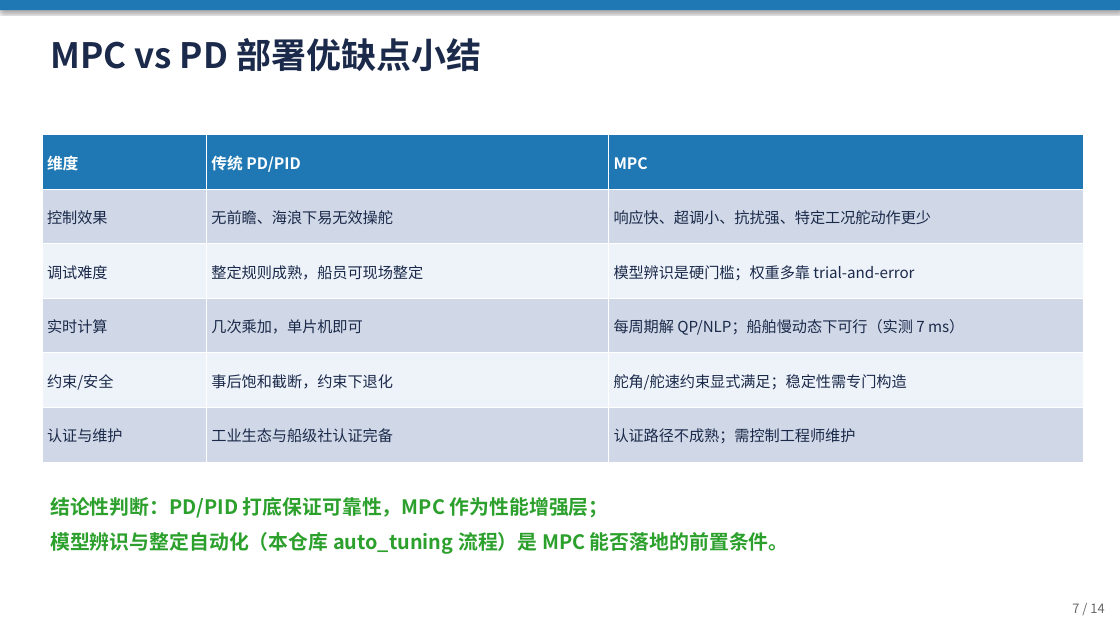
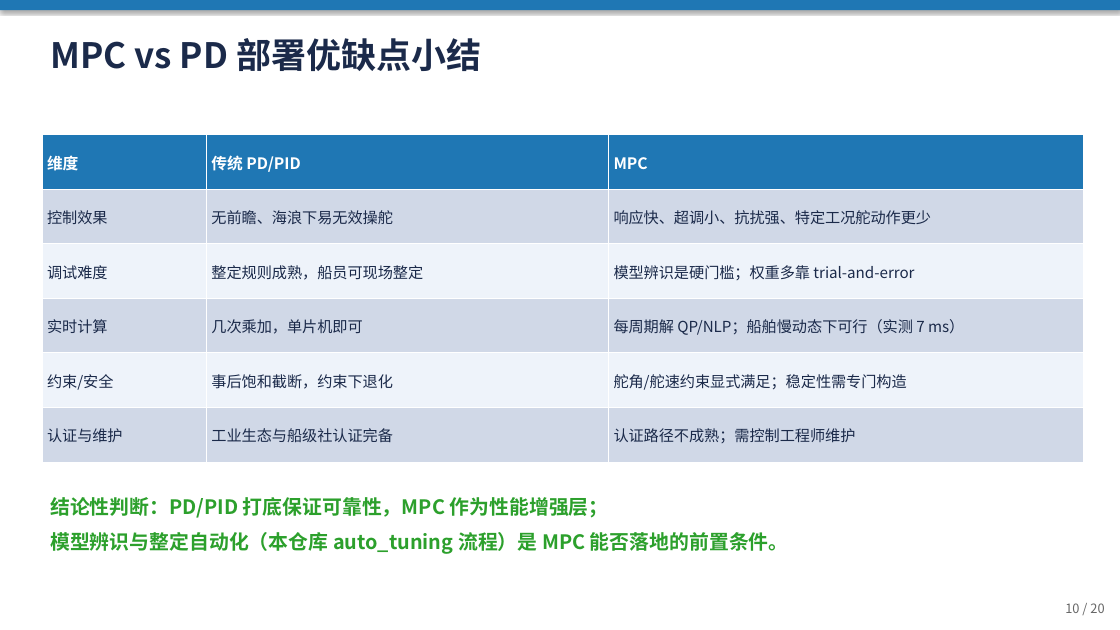
Before and after one commit to jimaka/auto_rudder, a slide deck: slide 10 of docs/ship_energy_research/船舶控制与节能算法调研汇报.pptx (slide 7 before the commit). Drawn at 1120x630 pixels with LibreOffice and Linux fonts; fonts in the diff are those of the drawing. Boxes give left, top, right and bottom in pixels: in the first picture for what was removed or moved away, otherwise in the second. Text is boxed around its words. In the diff, an @@ line names an element or a change of style, - is before the commit and + after.

```diff
--- a/docs/ship_energy_research/船舶控制与节能算法调研汇报.pptx
+++ b/docs/ship_energy_research/船舶控制与节能算法调研汇报.pptx
@@ text at bbox=[1065, 603, 1104, 613]: text changed @@
-7 / 14
+10 / 20
```
Also in this commit, not shown: 11 other slides changed, 6 slides added, 2 other files.
